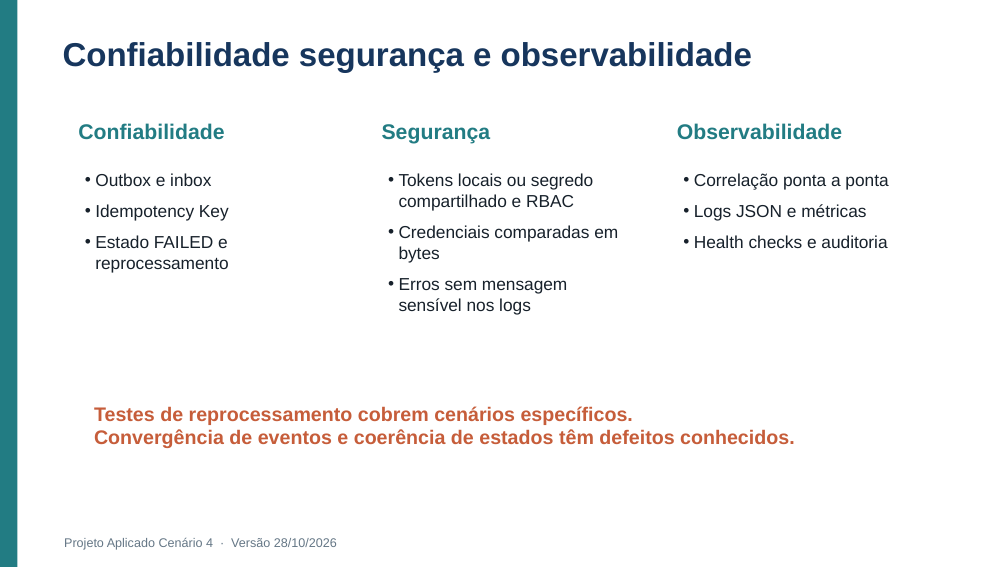
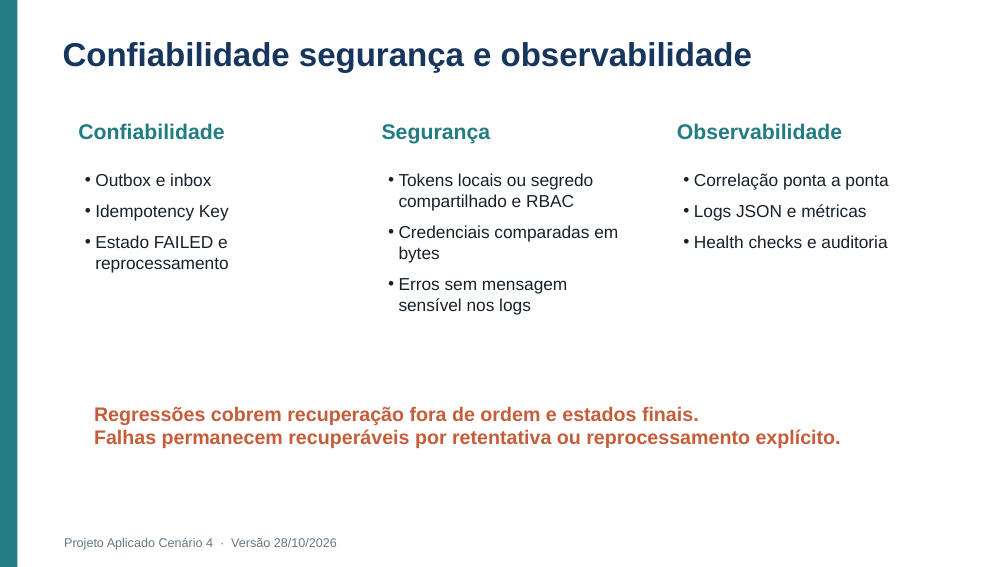
Before and after one commit to Roger-Quinelato/projetoAplicado7, a slide deck: slide 15 of output/Apresentacao_Cenario_4.pptx. Drawn at 1008x567 pixels with LibreOffice and Linux fonts; fonts in the diff are those of the drawing. Boxes give left, top, right and bottom in pixels: in the first picture for what was removed or moved away, otherwise in the second. Text is boxed around its words. In the diff, an @@ line names an element or a change of style, - is before the commit and + after.

Commit message:
fix: recupera F3 e alinha estados de fechamento e autoria

```diff
--- a/output/Apresentacao_Cenario_4.pptx
+++ b/output/Apresentacao_Cenario_4.pptx
@@ text at (x1=94, y1=406, x2=841, y2=448): text changed @@
-Testes de reprocessamento cobrem cenários específicos.
-Convergência de eventos e coerência de estados têm defeitos conhecidos.
+Regressões cobrem recuperação fora de ordem e estados finais.
+Falhas permanecem recuperáveis por retentativa ou reprocessamento explícito.
```
Also in this commit, not shown: 4 other slides changed, 20 other files.
